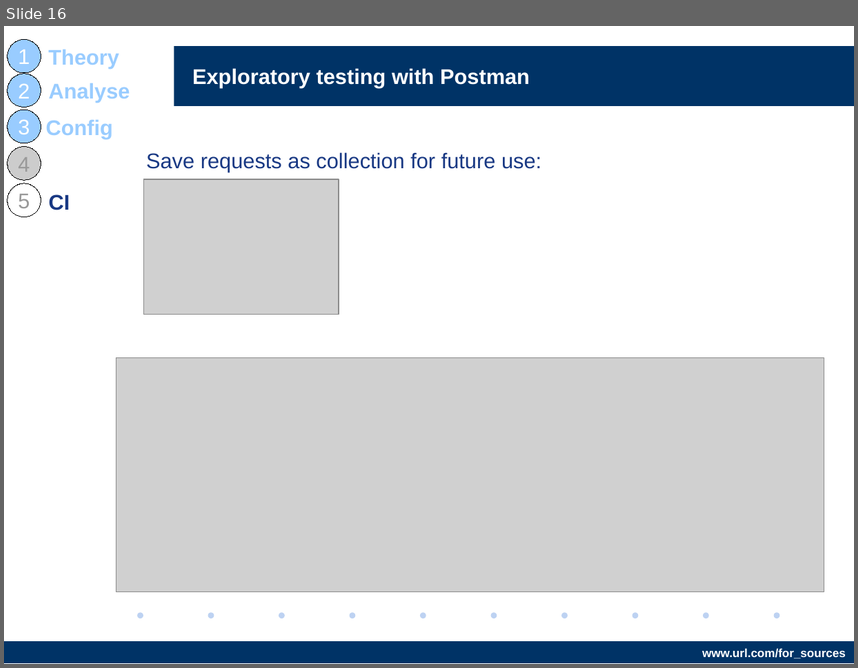
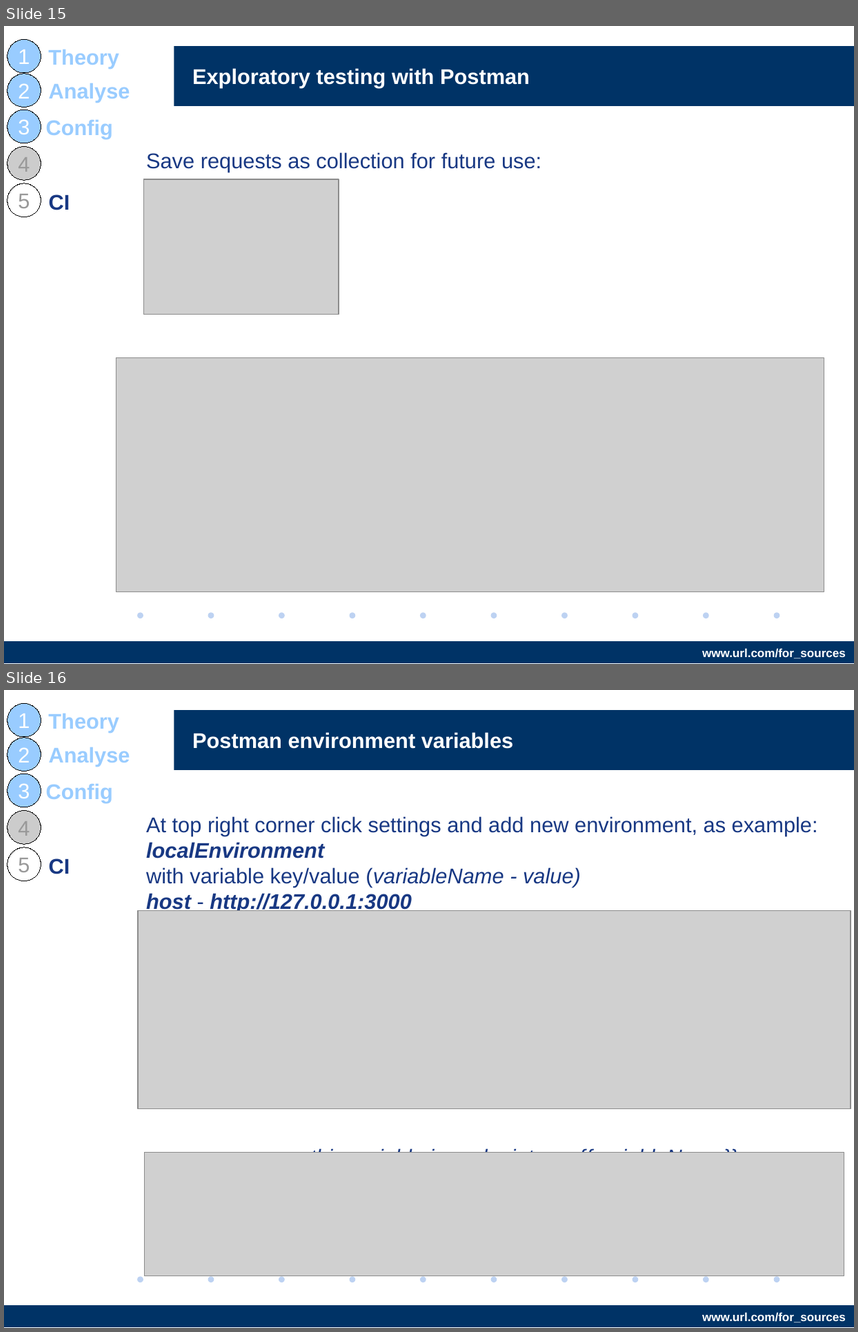
Before and after one commit to AndriiStepura/letslearnapitesting, a slide deck: StartTestingApiWithPostman.odp. Shown one above the other, each under a label of ours: slide 16 before the commit, slides 15 and 16 after it. The pictures are 858x668 and 858x1332 pixels, drawn with LibreOffice and Linux fonts; fonts in the diff are those of the drawing; grey boxes stand for pictures; background and template pictures are left out. Boxes give left, top, right and bottom in pixels: in the first picture for what was removed or moved away, otherwise in the second. Text is boxed around its words. In the diff, an @@ line names an element or a change of style, - is before the commit and + after.

```diff
--- a/StartTestingApiWithPostman.odp
+++ b/StartTestingApiWithPostman.odp
@@ slide 16 added at [4, 690, 854, 1328], background #FFFFFF; not listed: 12 template elements that a slide beside it also shows @@
@@ ellipse added at [7, 704, 41, 737], fill #99CCFF, outline #000000 0 pt, 18 pt, text #FFFFFF @@
+1
@@ text added at [48, 713, 119, 733], 18 pt, text #99CCFF, bold @@
+Theory
@@ title added at [174, 711, 854, 770], fill #003366, 18 pt, text #FFFFFF, bold @@
+Postman environment variables
@@ ellipse added at [7, 738, 41, 771], fill #99CCFF, outline #000000 0 pt, 18 pt, text #FFFFFF @@
+2
@@ text added at [49, 747, 130, 767], 18 pt, text #99CCFF, bold @@
+Analyse
@@ ellipse added at [7, 773, 41, 807], fill #99CCFF, outline #000000 0 pt, 18 pt, text #FFFFFF @@
+3
@@ text added at [46, 784, 113, 802], 18 pt, text #99CCFF, bold @@
+Config
@@ ellipse added at [7, 811, 41, 844], fill #CCCCCC, outline #000000 0 pt, 18 pt, text #999999 @@
+4
@@ text added at [37, 811, 386, 971], 18 pt, text #FFFFFF, bold @@
+Test
@@ text added at [146, 816, 829, 1152], 18 pt, text #183883, italic @@
+At top right corner click settings and add new environment, as example:
+localEnvironment
+with variable key/value (variableName - value)
+host - http://127.0.0.1:3000
+now we may use this variable in endpoints as {{variableName}} (ex. {{host}} )
@@ ellipse added at [7, 847, 41, 880], outline #000000 0 pt, 18 pt, text #999999 @@
+5
@@ text added at [49, 858, 70, 874], 18 pt, text #183883, bold @@
+CI
@@ picture added at [137, 910, 851, 1108] @@
@@ picture added at [144, 1152, 844, 1275] @@
@@ what was slide 16 is now slide 15 @@
```
Also in this commit, not shown: 10 slides changed, 3 other slides added, 3 other files.
